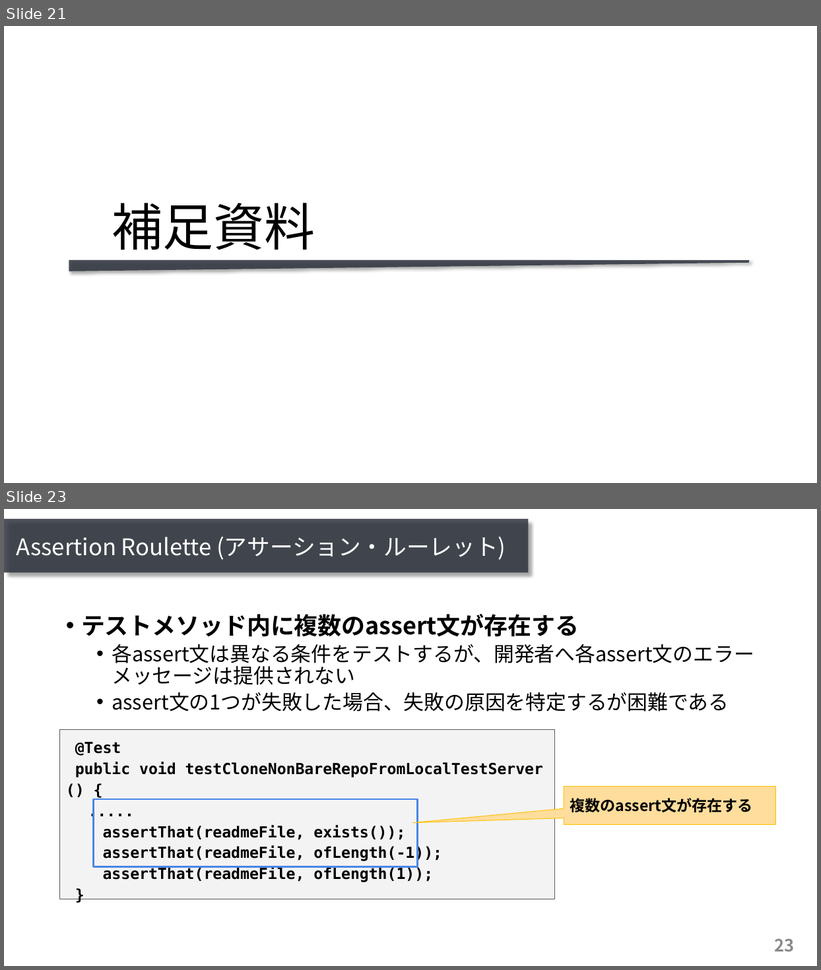
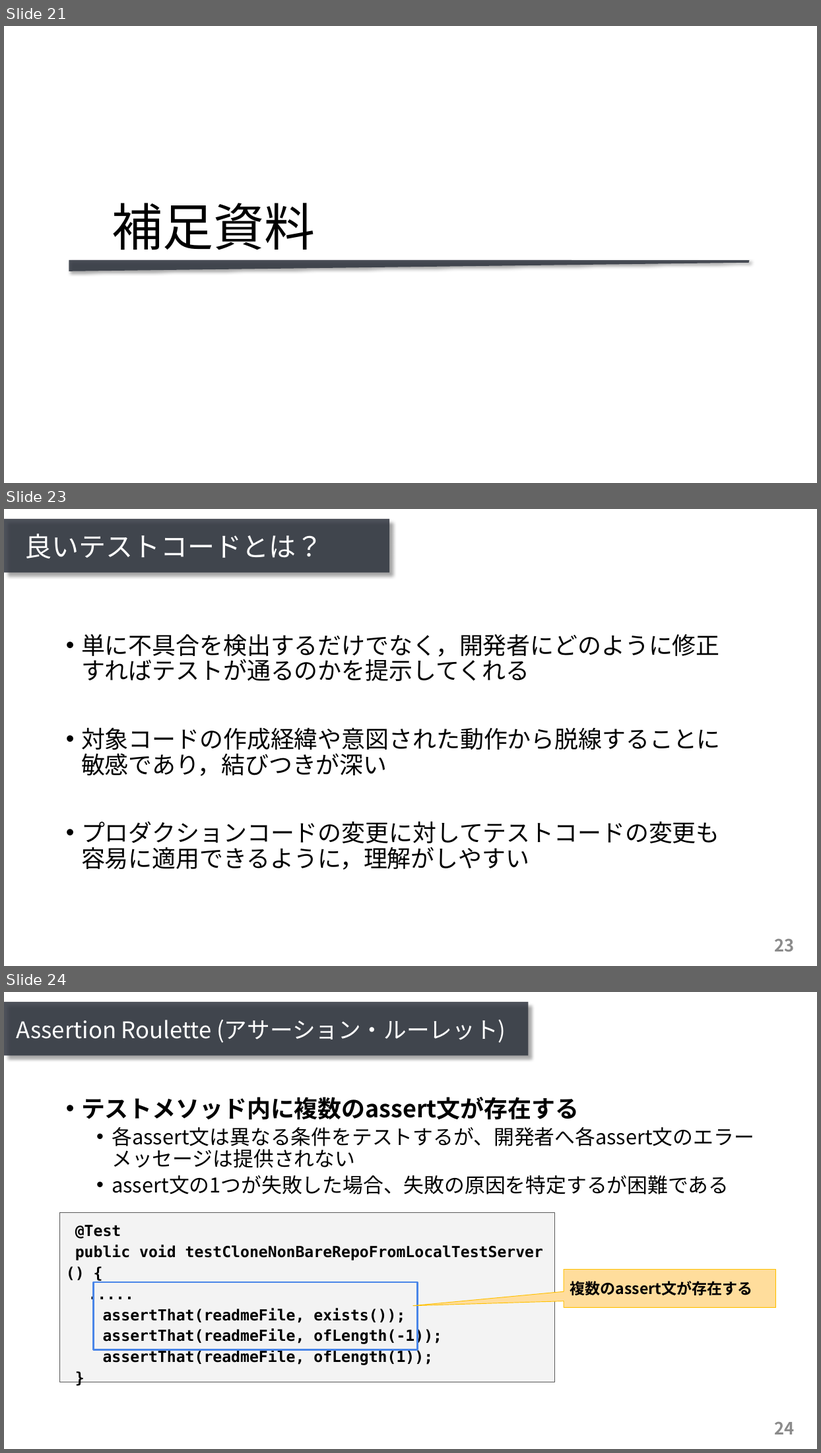
Before and after one commit to ryosuke-ku/mthesis2020-pre, a slide deck: presentation_kurachi.pptx. Shown one above the other, each under a label of ours: slides 21 and 23 before the commit, slides 21, 23 and 24 after it; the slides between them are not shown. The pictures are 821x970 and 821x1453 pixels, drawn with LibreOffice and Linux fonts; fonts in the diff are those of the drawing. Boxes give left, top, right and bottom in pixels: in the first picture for what was removed or moved away, otherwise in the second. Text is boxed around its words. In the diff, an @@ line names an element or a change of style, - is before the commit and + after.

```diff
--- a/presentation_kurachi.pptx
+++ b/presentation_kurachi.pptx
@@ slide 23 added at box(4, 509, 817, 966), background #FFFFFF; not listed: 1 template element that a slide beside it also shows @@
@@ rectangle added at box(4, 519, 389, 572), fill #30353F at 86% opacity @@
@@ title added at box(25, 533, 323, 559), 32 pt, text #FFFFFF @@
+良いテストコードとは？
@@ text added at box(81, 634, 721, 870), 28 pt, text #000000 @@
+• 単に不具合を検出するだけでなく，開発者にどのように修正すればテストが通るのかを提示してくれる
+• 対象コードの作成経緯や意図された動作から脱線することに敏感であり，結びつきが深い
+• プロダクションコードの変更に対してテストコードの変更も容易に適用できるように，理解がしやすい
@@ what was slide 23 is now slide 24 @@
@@ page number at box(775, 1422, 795, 1435): text changed @@
-23
+24
```
Also in this commit, not shown: 1 slide changed.
